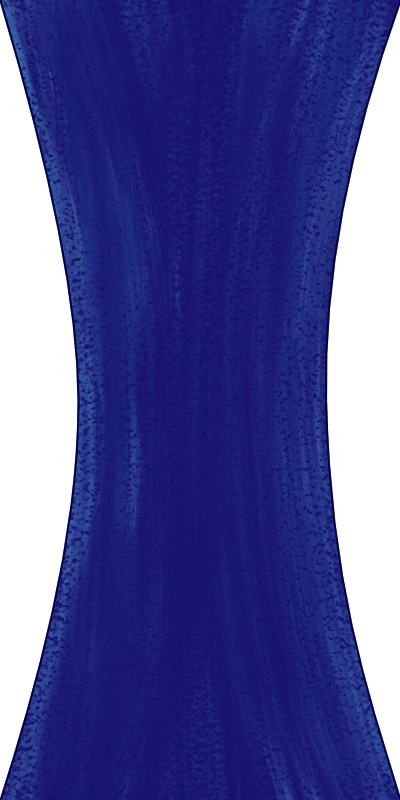
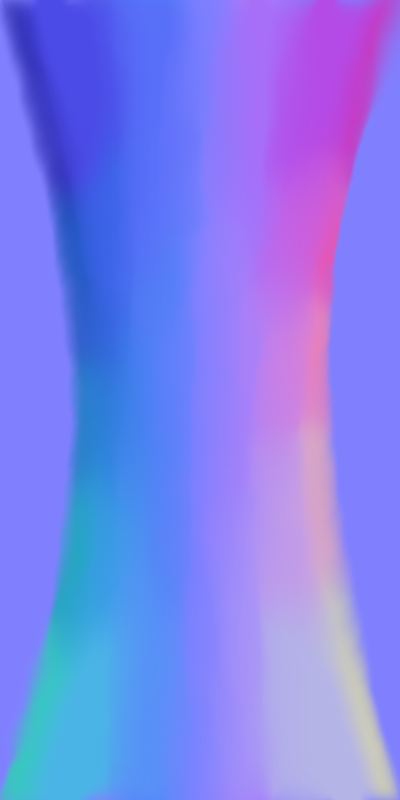
Layers edited between the first and the second (400, 800) image:
added group "Normals" with 2 layers above "Warstwa 8" over (0, 0, 400, 800)
added layer "Normal3" (2nd of 2, in "Normals") in group "Normals" over (0, 0, 400, 800)
added layer "Normal bg" (2nd of 2, in "Normals") in group "Normals" over (0, 0, 400, 800)
hid "Warstwa 3" over (0, 0, 400, 800)
